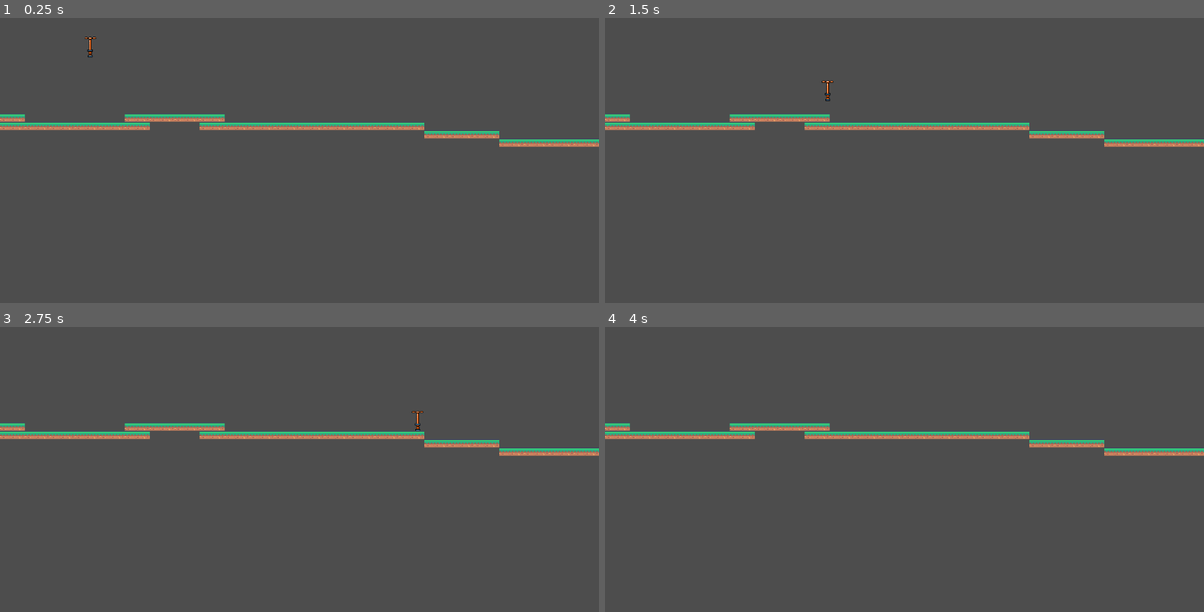
Above: before the commit, frames 1-4 (two rows, left to right).
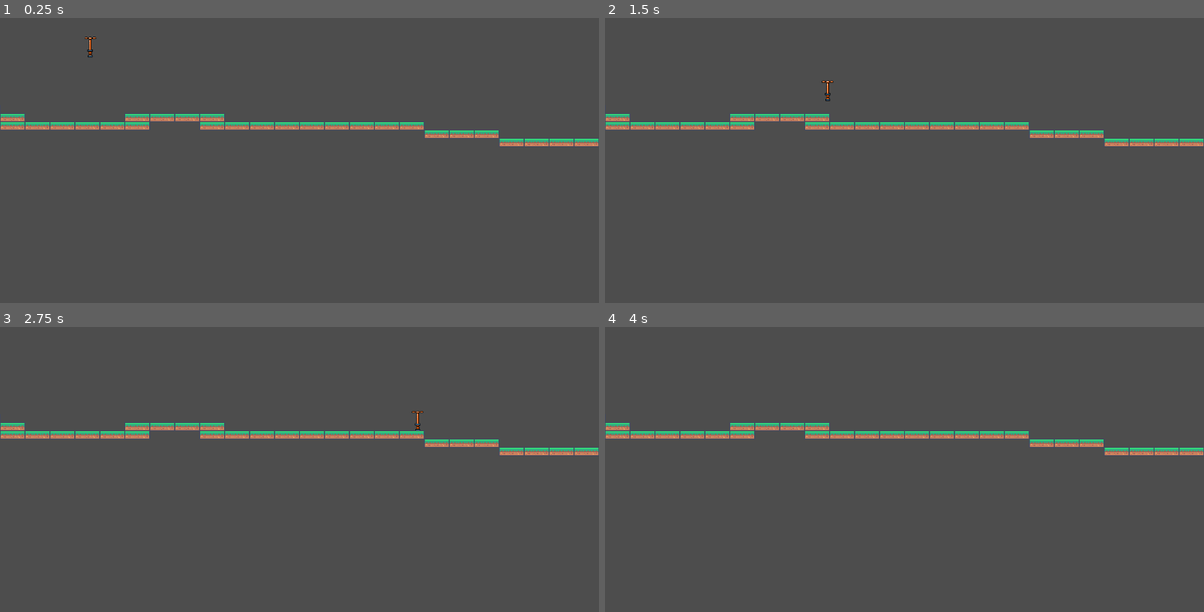
Above: after the commit, the same moments.

Repository: WilliamVeci/Haven_project
Game: Godot game, scene res://Scene/game.tscn
Same seed, same stepped clock (60 frames per second), same inputs: the game is played once before the commit and once after it.
Inputs:
- Up to frame 1 (0.25 s): no input
- Up to frame 2 (1.5 s): tap Enter at 0.5 s; hold Right (ui_right) from 0.53 s (still down); tap Space (Jump) at 0.77 s
- Up to frame 3 (2.75 s): tap Space (Jump) at 1.52 s; release Right (ui_right) at 2.03 s; hold Left (ui_left) from 2.03 s (still down)
- Up to frame 4 (4 s): release Left (ui_left) at 2.78 s; hold Right (ui_right) from 2.78 s (still down); tap Space (Jump) at 3.02, 3.77 s

The runs differ from the first frame. In frame 1, 1.7% of the frame differs, in the area x 0-100%, y 33-46%; in frame 2, 1.7%; in frame 3, 1.7%; in frame 4, 1.7%.

Commit message:
Fixed Tilemap

Diff:
--- a/haven-project/Scene/game.tscn
+++ b/haven-project/Scene/game.tscn
@@ -5,7 +5,7 @@
 
 [sub_resource type="TileSetAtlasSource" id="TileSetAtlasSource_4jv7b"]
 texture = ExtResource("2_w51g1")
-margins = Vector2i(6, 0)
+texture_region_size = Vector2i(18, 18)
 0:0/0 = 0
 1:0/0 = 0
 1:0/0/physics_layer_0/polygon_0/points = PackedVector2Array(-8, -8, 8, -8, 8, 8, -8, 8)
@@ -33,8 +33,11 @@
 21:0/0 = 0
 0:1/0 = 0
 1:1/0 = 0
+1:1/0/physics_layer_0/polygon_0/points = PackedVector2Array(-8, -8, 8, -8, 8, 8, -8, 8)
 2:1/0 = 0
+2:1/0/physics_layer_0/polygon_0/points = PackedVector2Array(-8, -8, 8, -8, 8, 8, -8, 8)
 3:1/0 = 0
+3:1/0/physics_layer_0/polygon_0/points = PackedVector2Array(-8, -8, 8, -8, 8, 8, -8, 8)
 4:1/0 = 0
 5:1/0 = 0
 6:1/0 = 0
@@ -55,8 +58,11 @@
 21:1/0 = 0
 0:2/0 = 0
 1:2/0 = 0
+1:2/0/physics_layer_0/polygon_0/points = PackedVector2Array(-8, -8, 8, -8, 8, 8, -8, 8)
 2:2/0 = 0
+2:2/0/physics_layer_0/polygon_0/points = PackedVector2Array(-8, -8, 8, -8, 8, 8, -8, 8)
 3:2/0 = 0
+3:2/0/physics_layer_0/polygon_0/points = PackedVector2Array(-8, -8, 8, -8, 8, 8, -8, 8)
 4:2/0 = 0
 5:2/0 = 0
 6:2/0 = 0
@@ -77,8 +83,11 @@
 21:2/0 = 0
 0:3/0 = 0
 1:3/0 = 0
+1:3/0/physics_layer_0/polygon_0/points = PackedVector2Array(-8, -8, 8, -8, 8, 8, -8, 8)
 2:3/0 = 0
+2:3/0/physics_layer_0/polygon_0/points = PackedVector2Array(-8, -8, 8, -8, 8, 8, -8, 8)
 3:3/0 = 0
+3:3/0/physics_layer_0/polygon_0/points = PackedVector2Array(-8, -8, 8, -8, 8, 8, -8, 8)
 4:3/0 = 0
 5:3/0 = 0
 6:3/0 = 0
@@ -99,8 +108,11 @@
 21:3/0 = 0
 0:4/0 = 0
 1:4/0 = 0
+1:4/0/physics_layer_0/polygon_0/points = PackedVector2Array(-8, -8, 8, -8, 8, 8, -8, 8)
 2:4/0 = 0
+2:4/0/physics_layer_0/polygon_0/points = PackedVector2Array(-8, -8, 8, -8, 8, 8, -8, 8)
 3:4/0 = 0
+3:4/0/physics_layer_0/polygon_0/points = PackedVector2Array(-8, -8, 8, -8, 8, 8, -8, 8)
 4:4/0 = 0
 5:4/0 = 0
 6:4/0 = 0
@@ -121,8 +133,11 @@
 21:4/0 = 0
 0:5/0 = 0
 1:5/0 = 0
+1:5/0/physics_layer_0/polygon_0/points = PackedVector2Array(-8, -8, 8, -8, 8, 8, -8, 8)
 2:5/0 = 0
+2:5/0/physics_layer_0/polygon_0/points = PackedVector2Array(-8, -8, 8, -8, 8, 8, -8, 8)
 3:5/0 = 0
+3:5/0/physics_layer_0/polygon_0/points = PackedVector2Array(-8, -8, 8, -8, 8, 8, -8, 8)
 4:5/0 = 0
 5:5/0 = 0
 6:5/0 = 0
@@ -143,8 +158,11 @@
 21:5/0 = 0
 0:6/0 = 0
 1:6/0 = 0
+1:6/0/physics_layer_0/polygon_0/points = PackedVector2Array(-8, -8, 8, -8, 8, 8, -8, 8)
 2:6/0 = 0
+2:6/0/physics_layer_0/polygon_0/points = PackedVector2Array(-8, -8, 8, -8, 8, 8, -8, 8)
 3:6/0 = 0
+3:6/0/physics_layer_0/polygon_0/points = PackedVector2Array(-8, -8, 8, -8, 8, 8, -8, 8)
 4:6/0 = 0
 5:6/0 = 0
 6:6/0 = 0
@@ -165,8 +183,11 @@
 21:6/0 = 0
 0:7/0 = 0
 1:7/0 = 0
+1:7/0/physics_layer_0/polygon_0/points = PackedVector2Array(-8, -8, 8, -8, 8, 8, -8, 8)
 2:7/0 = 0
+2:7/0/physics_layer_0/polygon_0/points = PackedVector2Array(-8, -8, 8, -8, 8, 8, -8, 8)
 3:7/0 = 0
+3:7/0/physics_layer_0/polygon_0/points = PackedVector2Array(-8, -8, 8, -8, 8, 8, -8, 8)
 4:7/0 = 0
 5:7/0 = 0
 6:7/0 = 0
@@ -187,8 +208,11 @@
 21:7/0 = 0
 0:8/0 = 0
 1:8/0 = 0
+1:8/0/physics_layer_0/polygon_0/points = PackedVector2Array(-8, -8, 8, -8, 8, 8, -8, 8)
 2:8/0 = 0
+2:8/0/physics_layer_0/polygon_0/points = PackedVector2Array(-8, -8, 8, -8, 8, 8, -8, 8)
 3:8/0 = 0
+3:8/0/physics_layer_0/polygon_0/points = PackedVector2Array(-8, -8, 8, -8, 8, 8, -8, 8)
 4:8/0 = 0
 5:8/0 = 0
 6:8/0 = 0
@@ -243,4 +267,4 @@
 [node name="TileMap" type="TileMap" parent="." unique_id=799702895]
 tile_set = SubResource("TileSet_03iqk")
 format = 2
-layer_0/tile_data = PackedInt32Array(983052, 65536, 0, 98305 …(1590 unchanged characters)… , 131072, 0, 917503, 196608, 0, 851962, 65536, 0, 851963, 131072, 0, 851964, 196608, 0, 851959, 65536, 0, 851960, 131072, 0, 851961, 196608, 0, 786423, 65536, 0, 786424, 131072, 0, 786425, 196608, 0, 786420, 65536, 0, 786421, 131072, 0, 786422, 196608, 0, 786417, 65536, 0, 786418, 131072, 0, 786419, 196608, 0, 786414, 65536, 0, 786415, 131072, 0, 786416, 196608, 0, 786411, 65536, 0, 786412, 131072, 0, 786413, 196608, 0, 786408, 65536, 0, 786409, 131072, 0, 786410, 196608, 0, 786405, 65536, 0, 786406, 131072, 0, 786407, 196608, 0)
+layer_0/tile_data = PackedInt32Array(983052, 65536, 0, 98305 …(1590 unchanged characters)… , 131072, 0, 917503, 196608, 0, 851962, 131072, 0, 851963, 131072, 0, 851964, 196608, 0, 851959, 65536, 0, 851960, 131072, 0, 851961, 131072, 0, 786423, 131072, 0, 786424, 131072, 0, 786425, 131072, 0, 786420, 131072, 0, 786421, 131072, 0, 786422, 131072, 0, 786417, 131072, 0, 786418, 131072, 0, 786419, 131072, 0, 786414, 65536, 0, 786415, 131072, 0, 786416, 131072, 0, 786411, 65536, 0, 786412, 131072, 0, 786413, 196608, 0, 786408, 65536, 0, 786409, 131072, 0, 786410, 196608, 0, 786405, 65536, 0, 786406, 131072, 0, 786407, 196608, 0, 720885, 131072, 0)
